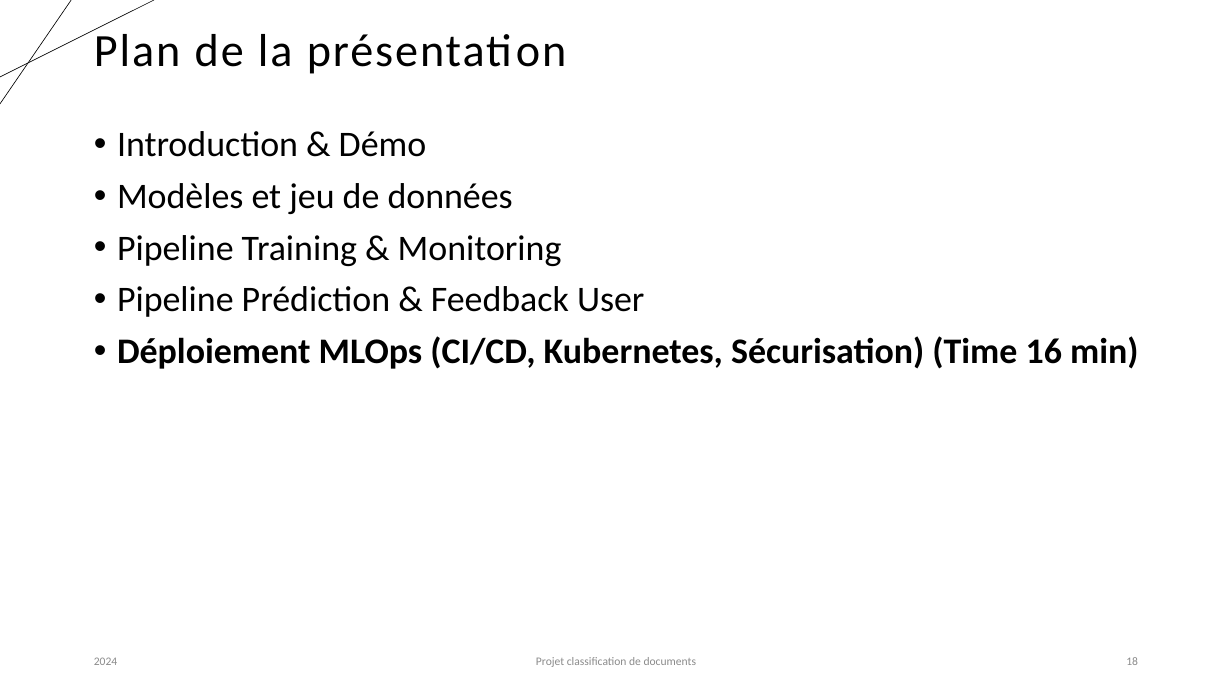
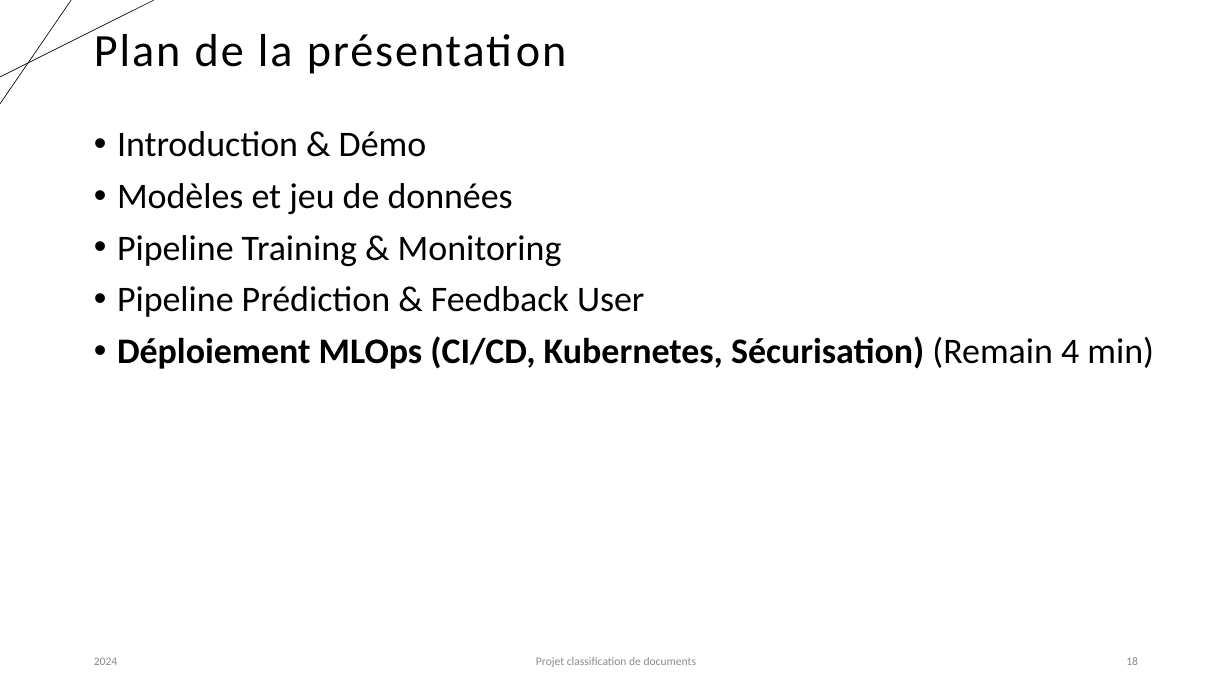
Before and after one commit to karned-formation/SEP24-MLOPS-SAKE, a slide deck: slide 18 of report/Projet_classification_MLOps_SAKE.pptx. Drawn at 1232x693 pixels with LibreOffice and Linux fonts; fonts in the diff are those of the drawing. Boxes give left, top, right and bottom in pixels: in the first picture for what was removed or moved away, otherwise in the second. Text is boxed around its words. In the diff, an @@ line names an element or a change of style, - is before the commit and + after.

```diff
--- a/report/Projet_classification_MLOps_SAKE.pptx
+++ b/report/Projet_classification_MLOps_SAKE.pptx
@@ text at [117,336,1154,369]: text changed @@
-• Déploiement MLOps (CI/CD, Kubernetes, Sécurisation) (Time 16 min)
+• Déploiement MLOps (CI/CD, Kubernetes, Sécurisation) (Remain 4 min)
```
Also in this commit, not shown: 3 other slides changed, 1 slide added.
